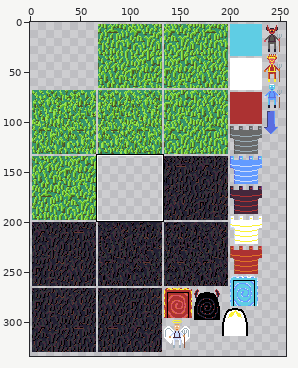
One commit to this sprite sheet: lib/assets/img/assets.png. Above: a wide view before the commit, with the close-up outlined.
Close-up. Before:
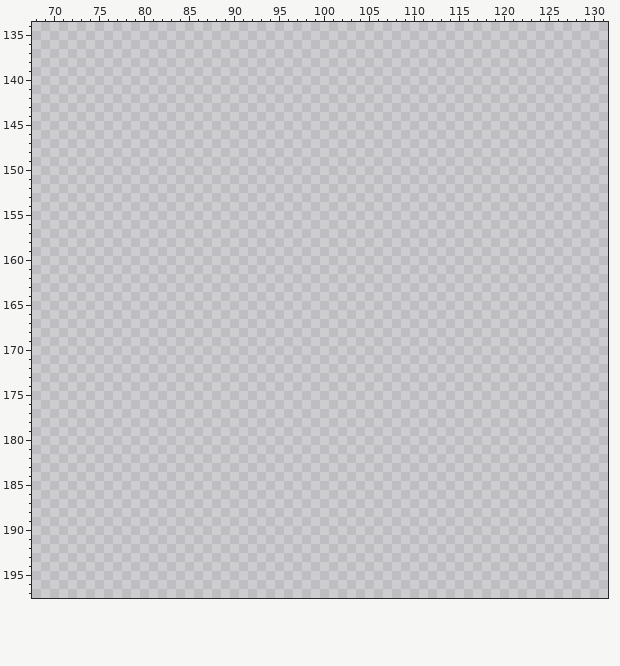
The file is 256x512 pixels. Colours within 5 levels of each other are drawn and written as one. Shown: x 68..131, y 134..197. The old version is drawn lined up with the new one. The wide view leaves out empty margins. The commit also changed other parts of the picture, which this record leaves out.
Palette (. is transparent): 
Pixels before (only the part around the change), first column x 68:
134 ................................................................
135 ................................................................
136 ................................................................
137 ................................................................
138 ................................................................
139 ................................................................
140 ................................................................
141 ................................................................
142 ................................................................
143 ................................................................
144 ................................................................
145 ................................................................
146 ................................................................
147 ................................................................
148 ................................................................
149 ................................................................
150 ................................................................
151 ................................................................
152 ................................................................
153 ................................................................
154 ................................................................
155 ................................................................
156 ................................................................
157 ................................................................
158 ................................................................
159 ................................................................
160 ................................................................
161 ................................................................
162 ................................................................
163 ................................................................
164 ................................................................
165 ................................................................
166 ................................................................
167 ................................................................
168 ................................................................
169 ................................................................
170 ................................................................
171 ................................................................
172 ................................................................
173 ................................................................
174 ................................................................
175 ................................................................
176 ................................................................
177 ................................................................
178 ................................................................
179 ................................................................
180 ................................................................
181 ................................................................
182 ................................................................
183 ................................................................
184 ................................................................
185 ................................................................
186 ................................................................
187 ................................................................
188 ................................................................
189 ................................................................
190 ................................................................
191 ................................................................
192 ................................................................
193 ................................................................
194 ................................................................
195 ................................................................
196 ................................................................
197 ................................................................
New version:
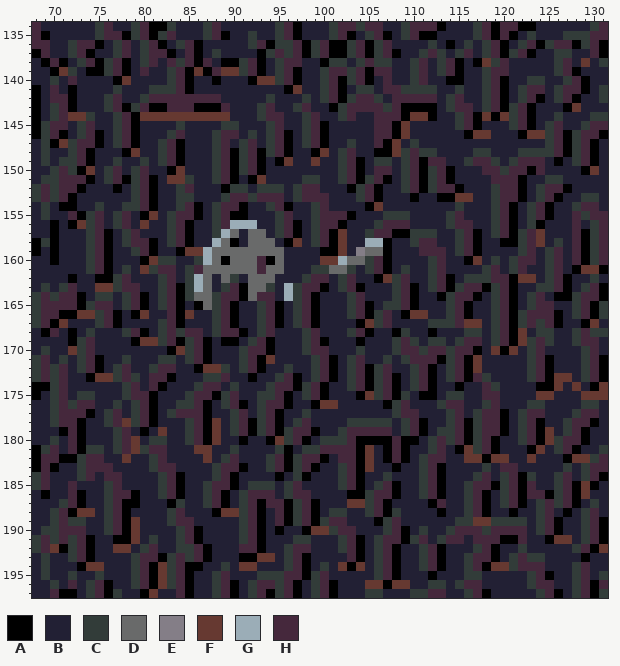
Colours new in this view: A #000000  B #222034  C #323c39  D #696a6a  E #847e87  F #663931  G #9badb7  H #45283c
The edit:
drawings rearranged on the sheet (the old picture shows each at its new place)
Changed rows in their new state; - is an unchanged pixel.
first column x 68:
134 HBBBBBBCHBBCHAACBBBCHBBBBBBCHABBBCHHCHHBBCHHHABBBCHAHHAABBBBBBCH
135 HABBBBBCHHACHACHBBBCHABBCBBCHABBBCHABCHABCHAABBBBCHAHABCBBBCCCHH
136 HHBBCHHABCHBCHABCHABBBBBCHACCHACHAACHACHBBBBCBABCBCHABCHACHHACHA
137 AHBBCHABBCHBCHHABHABCBBBBACHCHACHAACHACHABBCHCBCHBCHACHABBCCBBHA
138 BAHABCHACHABCHBHCHAHBAACHABCHHBBACCBCHCCBBCHBCHABAFCHBBBBBCHBFBC
139 BBAFCBAACHABHBBCHAFAHFFCHABCHABBCHHCHAHHBBCHBCHABBCHHBBBBBCHABBB
140 BBCBHBBBBAFBBBBCHABBABBBAFFCHABBCHACHABHBBCHBBAABBCHABBCCBBCHABB
141 ABHBABBBBCBBBCCCHABBBBBBBBBBAFBBCHABCCBHHCCCCBBCBBCHABCHHBCHHABC
142 ABHHABBBCHBBCHHHHHHHHBBBBBCBBBCBCHACHHCBHHHHHBCHBBCHABCHABCHABBC
143 ABCHABBBCHACHAAHHHAAAHBBBCHBBCHBBACHHHHCHAAAABCHHBCHACHABBBAFBBB
144 ABCHFFCBBCHAFFFFFFFFFFBBBCHHBBCHBBCHBBHHHAFFABBCHAFAFCHABBCBBBCC
145 ACHHBCHBBCHABBBBCBBBBCCBBBCHBBCHABBBBBHHAFBBBBBCHABBBCHABCHBBCHH
146 ACHABCHABCHABBBCHBBBCHHBCBCHABCHABBBBBHHAFBBBBBBAFFBBBAFFCHACHHA
147 BCAFCHHABCHABBCHABBBCHBCHBCHABCHABBCBBHAFBCBBBBBBBBBBBBBBCHACHAB
148 BCBBCHABBBAFBBCHABBBCHACHACHABBAFBCHBBAAFCHCCBBBBCCBBBCCCCHACHAB
149 BCBCCHABBCBBCBCHABBBCHACHABAFBBFBBCHABCCBCHAHHBBCHHCBCHHHBABCHAB
150 BBCHCAFBCHBCHBBAFBBBCHACHABBBBBBBBCHABHHBCHACHABBBHHCHHAHBBBBAFB
151 BCCHHHABCHACHABFFCBBCHABAFBBBBCCBBCHACHABCHACHABBBBHHHABBCCBBBBB
152 CHCHHABBBABCHABBCHBBBACCBCCCBCHHBBBACHABBCHACHHABBBCHHABCHHABBBB
153 CHCHABBBBBBCHABBCCBBBCHHCHHHBCHHHBBBCHABBBABBAAFFBBCHHABCHABBCCB
154 BCBAABBCBBCCHABBCHABCHHABBCHABBCHBBBBAFBBBBBBBBCBBBCHABCHABBCHHB
155 BCBBHACHBCHBAFBCHHABCHAABBBCHBBCHHHABBBCCCBBBBCHBBBCHABCHABBHCHH
156 BBABAFCHBCHBFBBCHABBCHGGGBBCHABCHHABBBCHHHBBBBCHHBBCHABCABBBHBCH
157 BBABBBCHABCHBBBCHABBCGDBDDBCHABCHAFBBCHHAACCCBBCHABCHACHFBBBHACH
158 ACABBBCHABCHHABCHABBGDABDDDBAFBCHAFBBGGABBCHHBBCHABBAACHFBCBHACH
159 ABABBBCHABBCHABBAFFGDDDDDDDDBBBBAAFBEDDABBBHHHBCHABBBBCHBCHBHACH
160 BBABBBCHABBBAFCCBBCGDADDDHADBBBBFFGDDCHABBBBCHBBAFBCBCHHBCHBHACH
161 BBBBBBCHABCBFCHHBCHDDDDDDHDDBBBCCDDCBCHABCBBCHBBBBCHBCHBBCHBAFFA
162 BBBBABBAACHBBBCHBCGDBDCBDDDBBBCHHBCHBBAFCHBBCHABCCCHHAFFBCHABBCB
163 BCBCHBBFFCHHBBCHACGDBCHADDCBGCHHABCHABBBCHABCHACHHACHABBCCHABCHA
164 CHCHHABCCBCHABCHACDDCHHADHHBGCHABBBCHBBBCHABBACHHABCHABCHBAACHHA
165 CHHHHACHHBCHABCHABADCHABBCHABCHABBBCHABCCHABBBCHABBCHABCHHBBCHAC
166 CHHAAFFCHABAFBBHAFBBCHABBCHABCHABBBCHACHBAFFBBCHABBCHACHHHABCHAC
167 CHAFBBBCHABBBBCHABBBCHABBCHABCHABBBBAFCHBBBBCCCHFFBCHACHCHABBAFB
168 BAHBABCBBBCHABCHCHHBCHHABCHBBBCHBBBCHABBACBBABBBCCBCHAFBCCBBCHCC
169 BBBBACHBBBBAFFCHACHABAABCHABBBCHABBBABBBCHCBCCBCHHBCHAFCHCBBCHHB
170 BCBBFCHBBBBBBBBAFCHABBBCHHABBBCHHBBBCBBBCHHCHHCHHABFAFBCHBBBBCHB
171 CHBCBCHABBCBBBCCBCHABBBCHAFBBBBCHABCHBBCBCHHHACHAFBBBBBCHABBBCHA
172 CHCHBCHABCHBBCHHBBAFFCBCHABBCBBCHABCHACHBBCHABCHAFBBBBBCHABBBCHA
173 CHCHBBAFFCHCBHHABBBCCHBBABBCHABCHABCHACHABCHABCHAHCBBBBCHAFFBCHA
174 AACHBBBBBBCHBHABBBCHHBCBBBCHHACHABBCHACHABCHABBABBHCBBBBAAFBFBAF
175 ABCHBCCBBBCHHABBBCHHACHBBCCHABCHABBBAFCHACBAABCCBBHHBBBBFFBBBFFF
176 BBCHCHHBBCBCHABBCCHABCHABCHHABBAFFBBBBBACHBBBCHHBBCHBBBCCBBBBCCB
177 BBCHHHABCHBCHABCHHHABBCHBCHABBCBBBBBBBBBCHHBBBCHBCHHABCHHBBBCHHB
178 BBCHHABBCHFCHABBBCHAFBCHACHABCHBBBBCCCCCBCHABBCHACHHABCHABBCHHAB
179 BBBAHABBBCHBABFBBCHAFBCHACHACHHABBCHHHHHBCHABCCHACHHABCHAFBCHABB
180 BBCBHABBBCHFBCCBBCHAFBBABBAFCHABCCCHAAAAHAABCHCHACHABBCHAFCHHABB
181 ACHBHACCBCHFCHHBBBFFBBCBBBBCABCCHHHHAFBAHABBCHBAFCHABBBAFBCHABBC
182 AHHAACHHBBFBBCHBBBBFBCHBBBCHACHHABHHAFBAHABCHHBBFFAFFBBFBBBAFFCH
183 AHABBCHHHBBBBCHHBBBBCHHABBCHACHABBCHAFBBABBCHABBBBCBHHBBBBBCBCHH
184 CHBBBCHBHHBBBBCHABBBCHABBBBABCABBBCHABBCBBBCHABBBCHBCHACBBCHBCHA
185 CHBBHBBBCHBBBBCHABBCHHABCCCBCHBBBBCHABCHABBCHABBCHHACHAHBBCHAFAB
186 BABBHABBCHHABBCHABBCHABCHHHBCHHBBBBAACHHABBCHABBCHABCHAHHACHAFBB
187 BBBCHABBCHAABBBACBBCHABCHAHHACHABBBFFCHABBBBAHBBCHABCHABCHCHABCB
188 BBCHAFFBCHABBBBCHBBBAFFCHABHACHABCCBBCHACBBBBABBCHABBABBCHBABCHB
189 BBCHCCBBCHAFBBBCHHBBBBBCHABHACHACHHBBBACHBBBBBBCCFFCCCCBCHABBCHA
190 BCCHHHBBCHAFBBBBCHABBBBCHABABBAFFCHHBBBCHABCBBCHHHCHHHHBCHABBCHA
191 CHCHCHABBAAFBCBBCHABBBBCHABBBCCBBBCHABCHHACHBCHHBHHHAAHBBAFFBCHA
192 CHFACHABBFFBCHBBCCHABBBHHABBCHHBBBCHABCHABBCHABBBCHABBCBBBBBCHAF
193 BCBBCHABBBBCHHACHCHABBBAAFFBCHABBBBHABCHABBCHABBCHHABCHCCBBBBABB
194 BCBBBAFFBBBCHAFCHAABBCBFFBBBCHABCBFAFBCHABBCHABBCHAFFCHHHBBBCHBB
195 BCBBCBBCBBBCHAFCHABBCHBBBCCCHHACHBBBBBCHABBBABBBCCBBBBBCHABBCHBC
196 BBCBHBCHABBCHAFCHABBCHABCHHCHABCHABBBFFAFFBBCCBCHHBBBBBCHHBBCHAH
197 BBHAABCHACBBAFBBHABBCHABCHACHABCHABBBCCBBBCCHHBBCHABBBBBCHABCHAC
